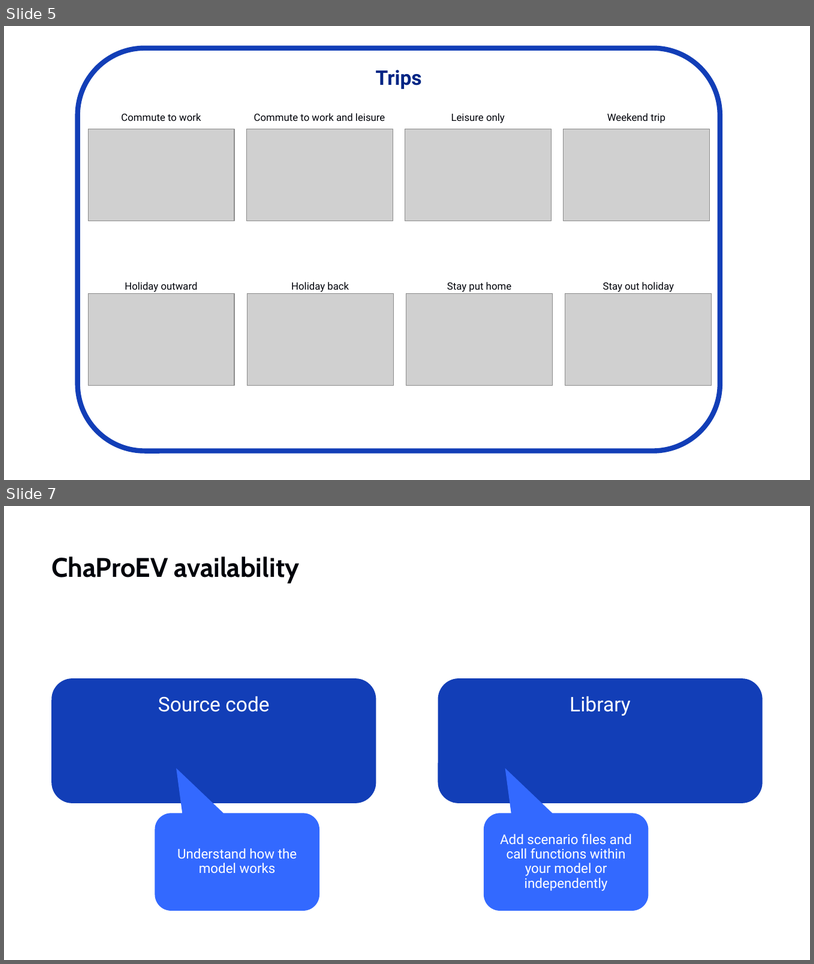
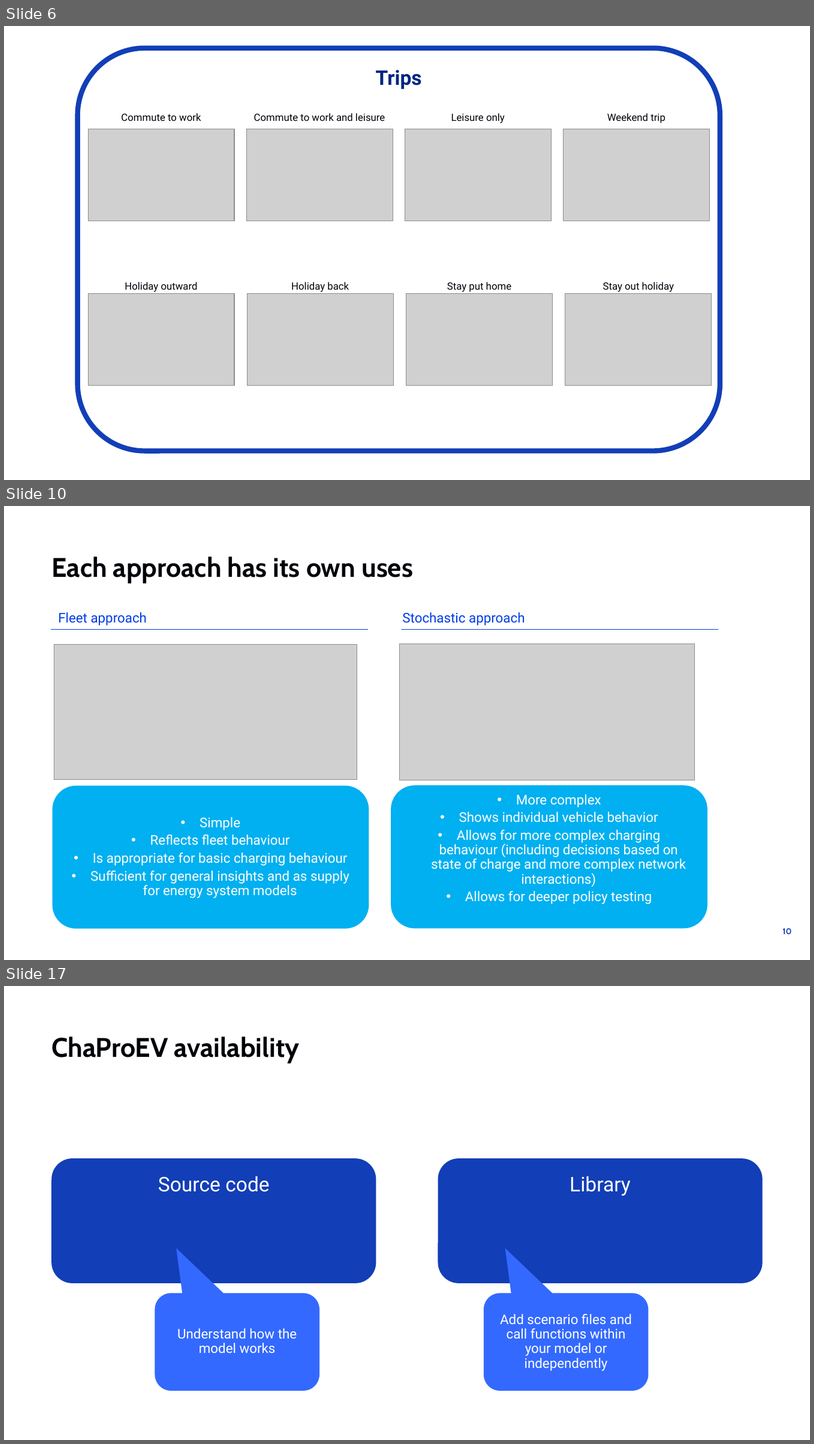
Before and after one commit to TNO/ChaProEV, a slide deck: ChaProEV.pptx. Shown one above the other, each under a label of ours: slides 5 and 7 before the commit, slides 6, 10 and 17 after it; the slides between them are not shown. The pictures are 814x964 and 814x1444 pixels, drawn with LibreOffice and Linux fonts; fonts in the diff are those of the drawing; grey boxes stand for pictures; background and template pictures are left out. Boxes give left, top, right and bottom in pixels: in the first picture for what was removed or moved away, otherwise in the second. Text is boxed around its words. In the diff, an @@ line names an element or a change of style, - is before the commit and + after.

```diff
--- a/ChaProEV.pptx
+++ b/ChaProEV.pptx
@@ slide 10 added at box(4, 506, 810, 960), background #FFFFFF @@
@@ title added at box(51, 556, 413, 583), 32 pt, text #00030A, bold @@
+Each approach has its own uses
@@ text added at box(58, 612, 147, 625), 16 pt, text #003DE5 @@
+Fleet approach
@@ text added at box(402, 612, 525, 625), 16 pt, text #003DE5 @@
+Stochastic approach
@@ line added from (51, 630) to (368, 630), #003DE5 1 pt @@
@@ line added from (402, 630) to (719, 630), #003DE5 1 pt @@
@@ picture added at box(54, 644, 357, 780) @@
@@ picture added at box(399, 643, 695, 780) @@
@@ rounded rectangle added at box(53, 786, 369, 928), fill #00B0F0, 16 pt, text #FFFFFF @@
+• Simple
+• Reflects fleet behaviour
+• Is appropriate for basic charging behaviour
+• Sufficient for general insights and as supply for energy system models
@@ rounded rectangle added at box(391, 786, 708, 928), fill #00B0F0, 16 pt, text #FFFFFF @@
+• More complex
+• Shows individual vehicle behavior
+• Allows for more complex charging behaviour (including decisions based on state of charge and more complex network interactions)
+• Allows for deeper policy testing
@@ page number added at box(783, 928, 792, 934), 10 pt, text #123EB7, bold @@
+10
@@ what was slide 5 is now slide 6 @@
@@ what was slide 7 is now slide 17 @@
```
Also in this commit, not shown: 11 other slides added, 34 slides removed, 4 other files.
